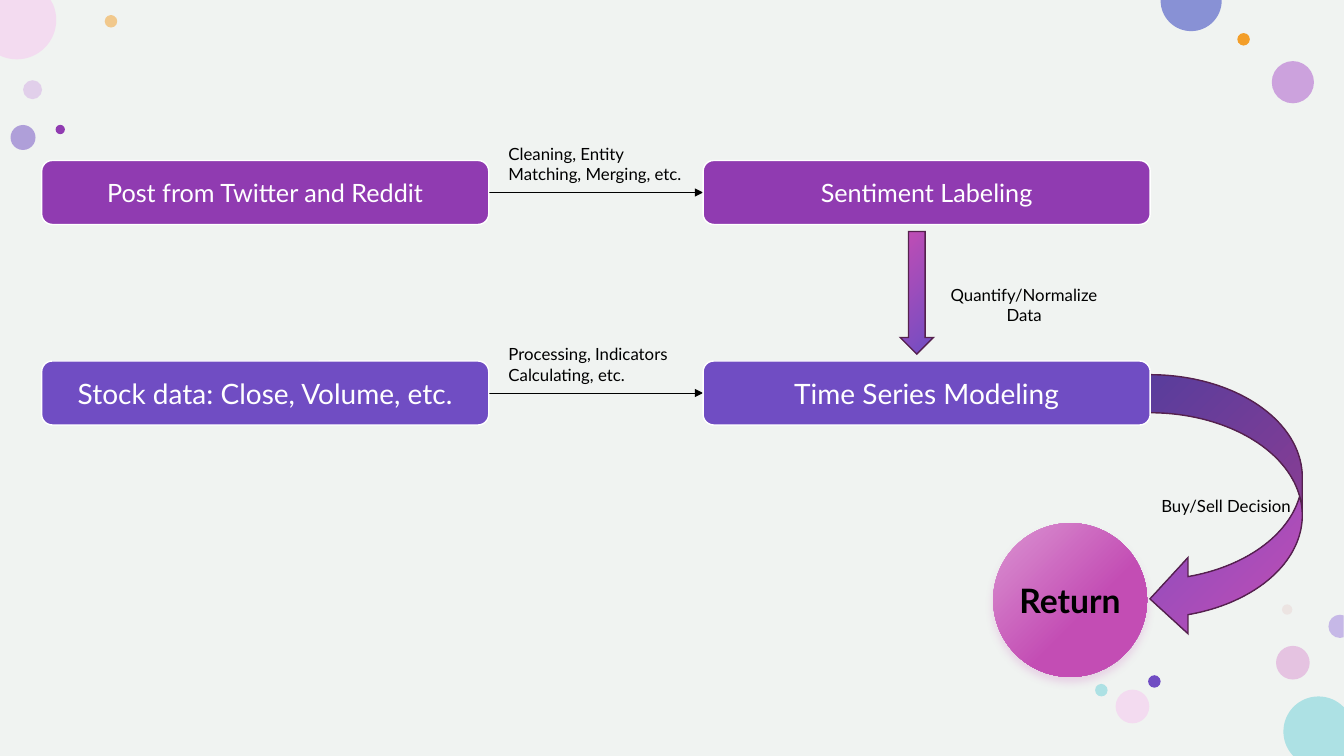
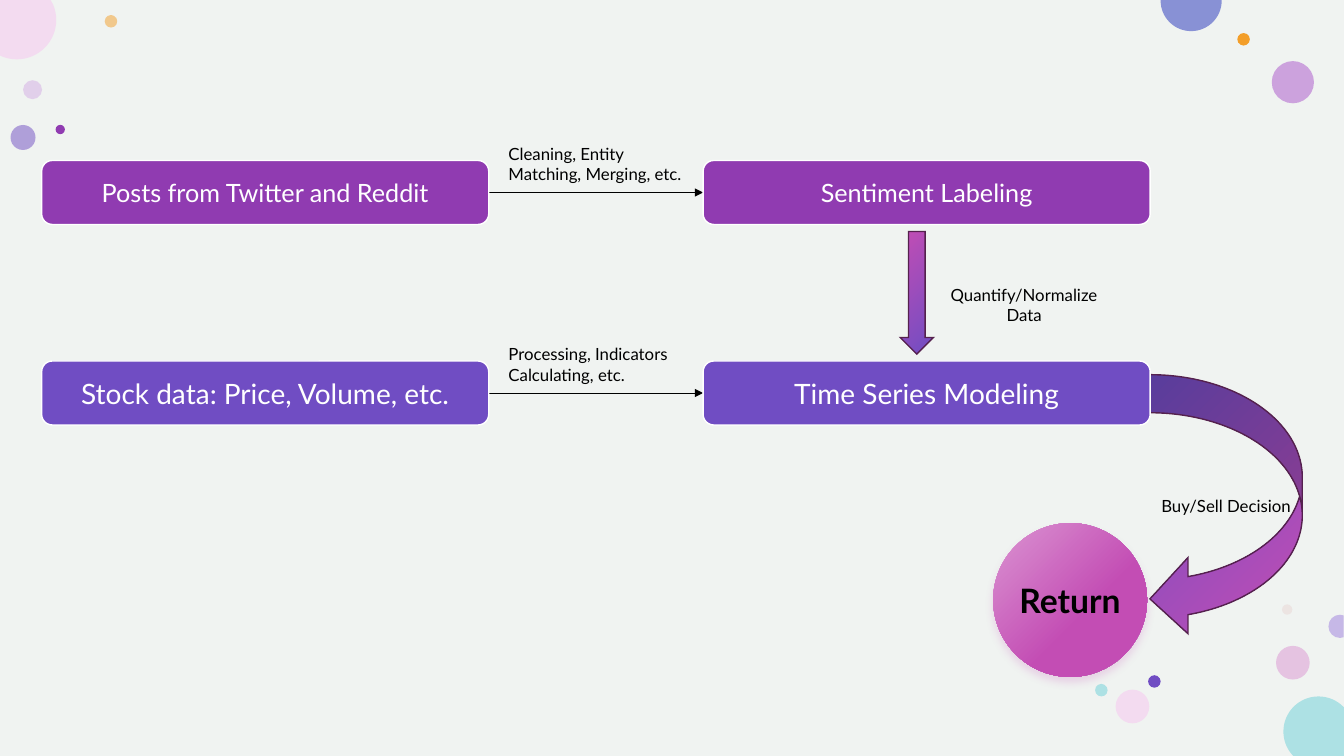
Before and after one commit to howie-zeng/Analyzing-Retail-Sentiment-and-Detecting-Trading-Signals, a slide deck: slide 3 of Presentation.pptx. Drawn at 1344x756 pixels with LibreOffice and Linux fonts; fonts in the diff are those of the drawing. Boxes give left, top, right and bottom in pixels: in the first picture for what was removed or moved away, otherwise in the second. Text is boxed around its words. In the diff, an @@ line names an element or a change of style, - is before the commit and + after.

```diff
--- a/Presentation.pptx
+++ b/Presentation.pptx
@@ text at [102, 183, 429, 202]: text changed @@
-Post from Twitter and Reddit
+Posts from Twitter and Reddit
@@ text at [81, 383, 449, 408]: text changed @@
-Stock data: Close, Volume, etc.
+Stock data: Price, Volume, etc.
```
Also in this commit, not shown: 3 other slides changed.
